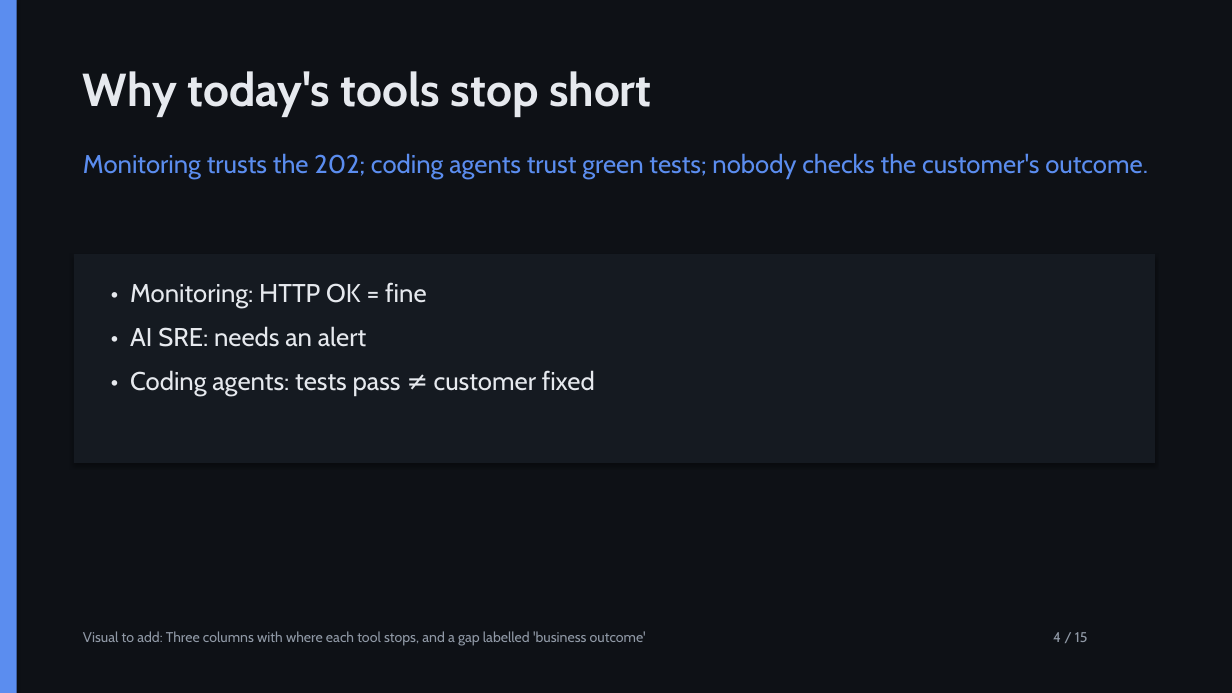
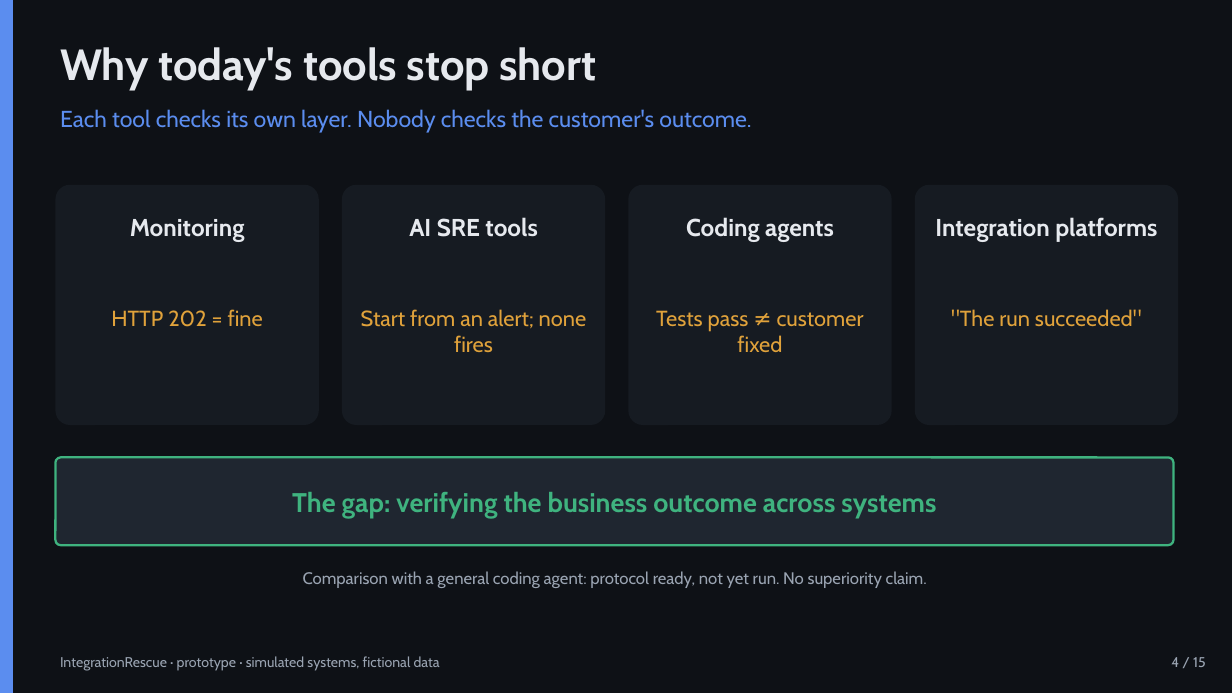
Before and after one commit to Ahmad-Joker/integrationrescue-ai, a slide deck: slide 4 of competition/IntegrationRescue_Competition_Deck.pptx. Drawn at 1232x693 pixels with LibreOffice and Linux fonts; fonts in the diff are those of the drawing. Boxes give left, top, right and bottom in pixels: in the first picture for what was removed or moved away, otherwise in the second. Text is boxed around its words. In the diff, an @@ line names an element or a change of style, - is before the commit and + after.

```diff
--- a/competition/IntegrationRescue_Competition_Deck.pptx
+++ b/competition/IntegrationRescue_Competition_Deck.pptx
@@ rectangle: place and size @@
-rectangle at <box>0,0,17,693</box>
+rectangle at <box>0,0,13,693</box>
@@ rectangle at <box>0,0,13,693</box>: shadow off @@
@@ text "Why today's tools stop short": place and size @@
-text "Why today's tools stop short" at <box>83,71,652,117</box>
+text "Why today's tools stop short" at <box>60,47,596,90</box>
@@ text "Why today's tools stop short" at <box>60,47,596,90</box>: size 36 to 34 pt @@
@@ text at <box>60,109,751,133</box>: text changed; size 20 to 18 pt @@
-Monitoring trusts the 202; coding agents trust green tests; nobody checks the customer's outcome.
+Each tool checks its own layer. Nobody checks the customer's outcome.
@@ rounded rectangle added at <box>55,185,319,425</box>, fill #161B22 @@
@@ rounded rectangle added at <box>342,185,605,425</box>, fill #161B22 @@
@@ rounded rectangle added at <box>628,185,892,425</box>, fill #161B22 @@
@@ rounded rectangle added at <box>915,185,1178,425</box>, fill #161B22 @@
@@ text added at <box>130,219,245,242</box>, 19 pt, text #E6E9EE, bold @@
+Monitoring
@@ text added at <box>409,217,537,237</box>, 19 pt, text #E6E9EE, bold @@
+AI SRE tools
@@ text added at <box>686,217,834,242</box>, 19 pt, text #E6E9EE, bold @@
+Coding agents
@@ text added at <box>935,217,1157,242</box>, 19 pt, text #E6E9EE, bold @@
+Integration platforms
@@ rectangle removed at <box>74,254,1155,463</box> @@
@@ text removed at <box>130,282,595,395</box> @@
-• Monitoring: HTTP OK = fine
-• AI SRE: needs an alert
-• Coding agents: tests pass ≠ customer fixed
@@ text added at <box>111,309,263,327</box>, 17 pt, text #E0A23B @@
+HTTP 202 = fine
@@ text added at <box>361,309,587,352</box>, 17 pt, text #E0A23B @@
+Start from an alert; none fires
@@ text added at <box>656,310,864,352</box>, 17 pt, text #E0A23B @@
+Tests pass ≠ customer fixed
@@ text added at <box>951,309,1142,326</box>, 17 pt, text #E0A23B @@
+"The run succeeded"
@@ rounded rectangle added at <box>55,457,1174,545</box>, fill #1F2630, outline #3FB37F 1.75 pt, 21 pt, text #3FB37F, bold @@
+The gap: verifying the business outcome across systems
@@ text added at <box>303,571,927,588</box>, 13 pt, text #9AA4B2 @@
+Comparison with a general coding agent: protocol ready, not yet run. No superiority claim.
@@ text added at <box>60,656,440,671</box>, 11 pt, text #9AA4B2 @@
+IntegrationRescue · prototype · simulated systems, fictional data
@@ text removed at <box>83,631,646,646</box> @@
-Visual to add: Three columns with where each tool stops, and a gap labelled 'business outcome'
@@ text "4 / 15": place and size @@
-text "4 / 15" at <box>1053,632,1088,642</box>
+text "4 / 15" at <box>1171,657,1206,667</box>
@@ text "4 / 15" at <box>1171,657,1206,667</box>: text colour #9099A6 to #9AA4B2; alignment left to right @@
```
Also in this commit, not shown: 11 other slides changed, 3 slides added, 3 slides removed, 37 other files.
